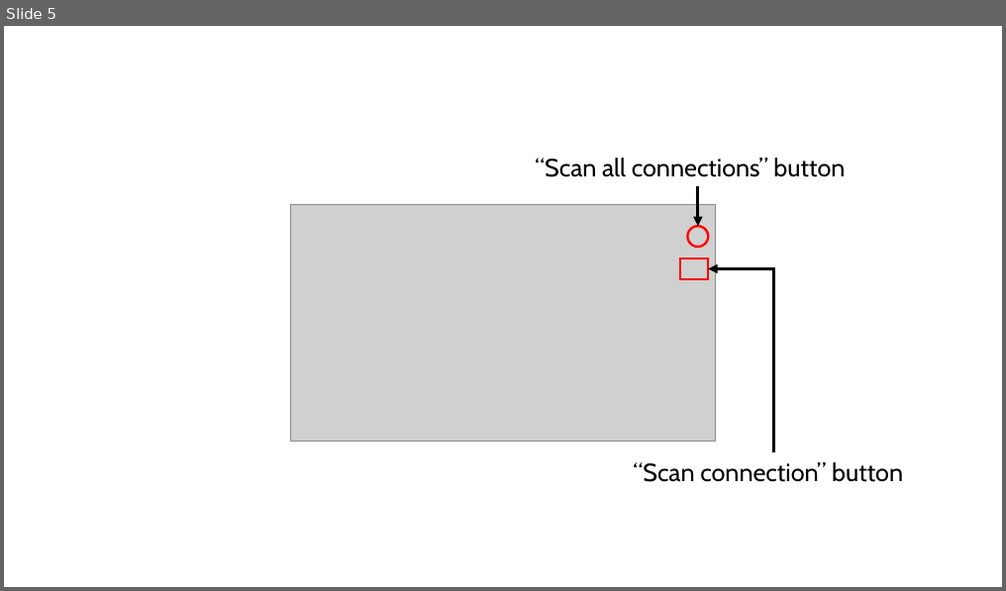
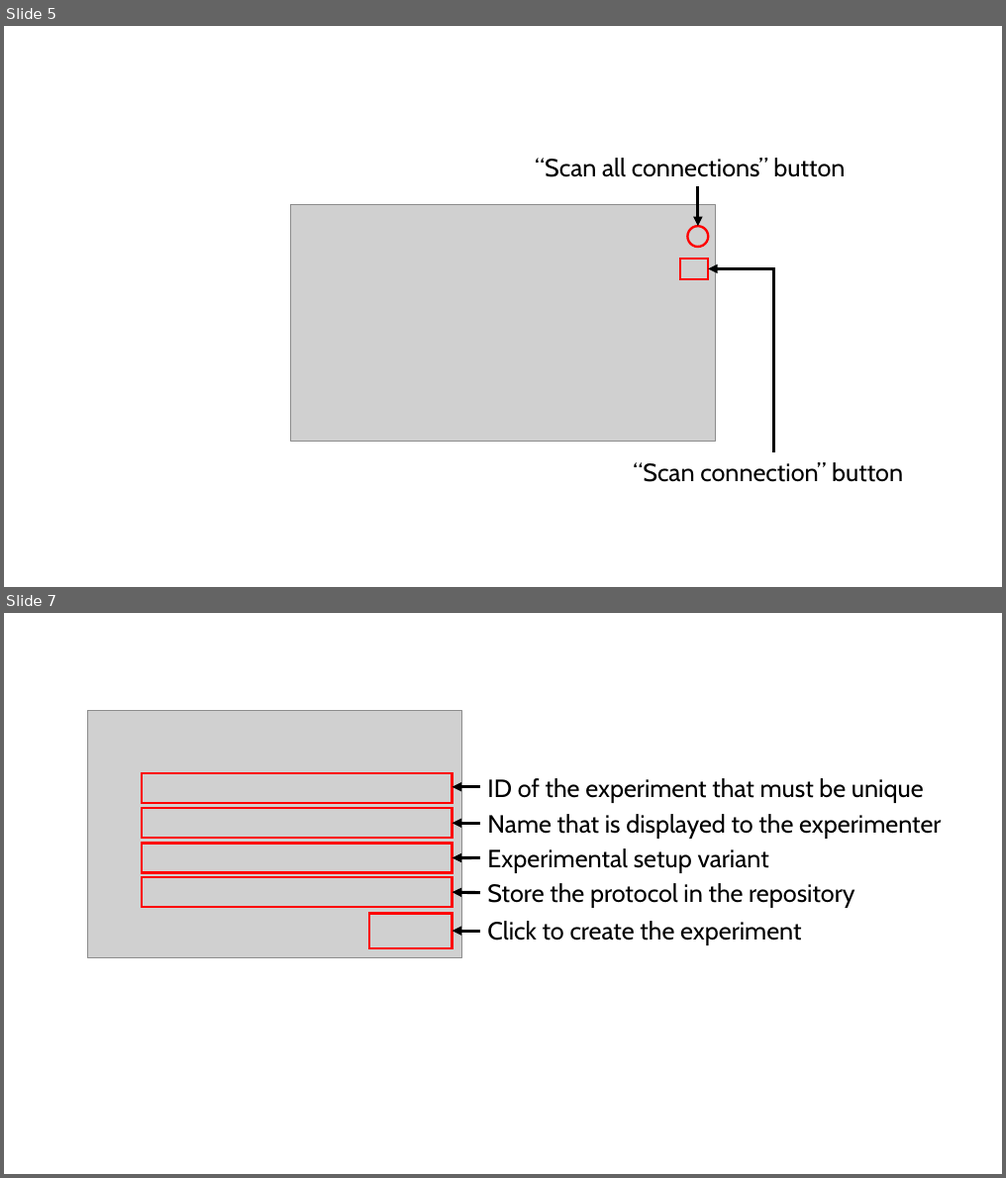
Before and after one commit to LabBench-Society/Protocols, a slide deck: introdemo/Illustrations/Illustrations (Introduction to LabBench).pptx. Shown one above the other, each under a label of ours: slide 5 before the commit, slides 5 and 7 after it; the slides between them are not shown. The pictures are 1006x591 and 1006x1178 pixels, drawn with LibreOffice and Linux fonts; fonts in the diff are those of the drawing; grey boxes stand for pictures. Boxes give left, top, right and bottom in pixels: in the first picture for what was removed or moved away, otherwise in the second. Text is boxed around its words. In the diff, an @@ line names an element or a change of style, - is before the commit and + after.

Commit message:
Work on protocol description

```diff
--- a/introdemo/Illustrations/Illustrations (Introduction to LabBench).pptx
+++ b/introdemo/Illustrations/Illustrations (Introduction to LabBench).pptx
@@ slide 7 added at bbox=[4, 613, 1002, 1174], background #FFFFFF @@
@@ picture added at bbox=[87, 710, 461, 959] @@
@@ rectangle added at bbox=[142, 773, 452, 803], outline #FF0000 2.25 pt @@
@@ arrow added from (480, 787) to (452, 787), #000000 3 pt @@
@@ text added at bbox=[487, 778, 924, 803], 24 pt, text #000000 @@
+ID of the experiment that must be unique
@@ rectangle added at bbox=[142, 808, 452, 839], outline #FF0000 2.25 pt @@
@@ text added at bbox=[487, 814, 941, 839], 24 pt, text #000000 @@
+Name that is displayed to the experimenter
@@ rectangle added at bbox=[142, 843, 452, 872], outline #FF0000 2.25 pt @@
@@ arrow added from (480, 823) to (452, 823), #000000 3 pt @@
@@ text added at bbox=[487, 849, 769, 873], 24 pt, text #000000 @@
+Experimental setup variant
@@ rectangle added at bbox=[142, 877, 452, 907], outline #FF0000 2.25 pt @@
@@ arrow added from (480, 858) to (452, 858), #000000 3 pt @@
@@ arrow added from (480, 893) to (452, 892), #000000 3 pt @@
@@ text added at bbox=[487, 883, 854, 908], 24 pt, text #000000 @@
+Store the protocol in the repository
@@ rectangle added at bbox=[369, 913, 452, 949], outline #FF0000 2.25 pt @@
@@ arrow added from (480, 931) to (452, 931), #000000 3 pt @@
@@ text added at bbox=[487, 921, 801, 946], 24 pt, text #000000 @@
+Click to create the experiment
```
Also in this commit, not shown: 7 other slides added, 1 slide removed, 1 other file.
